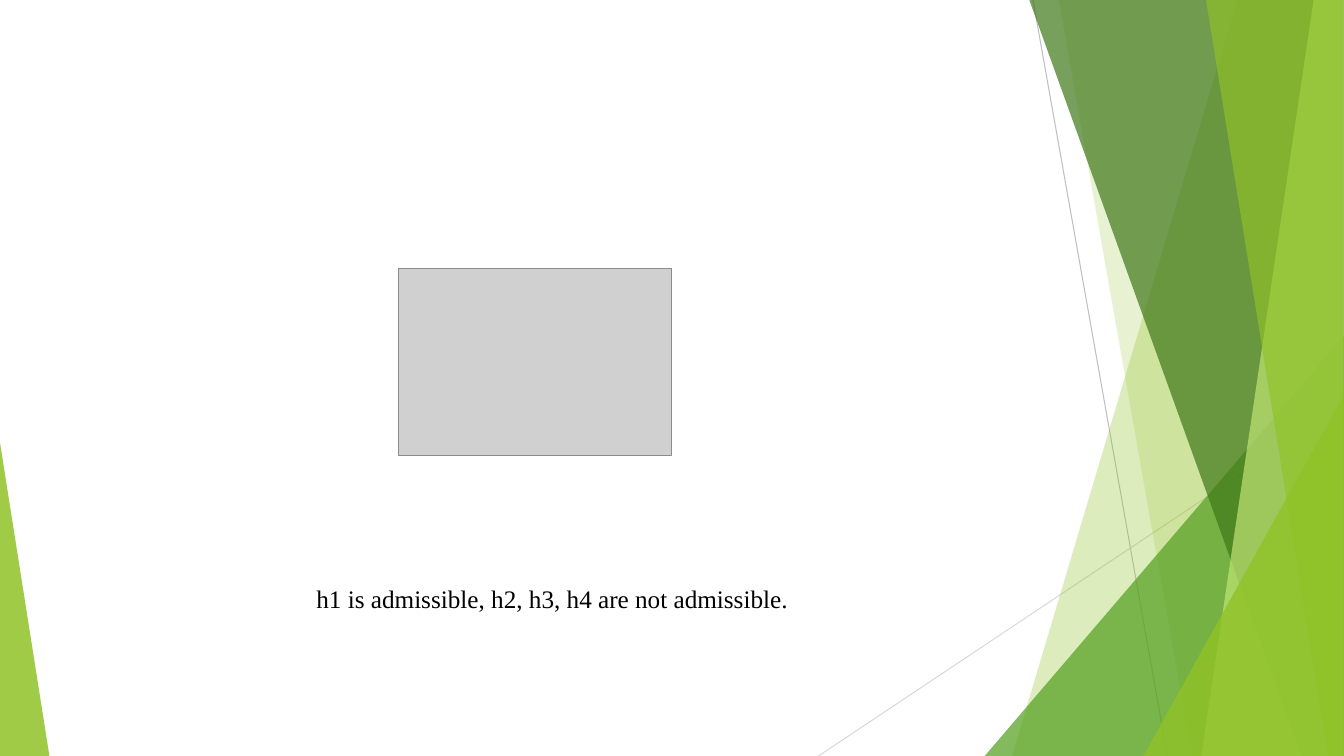
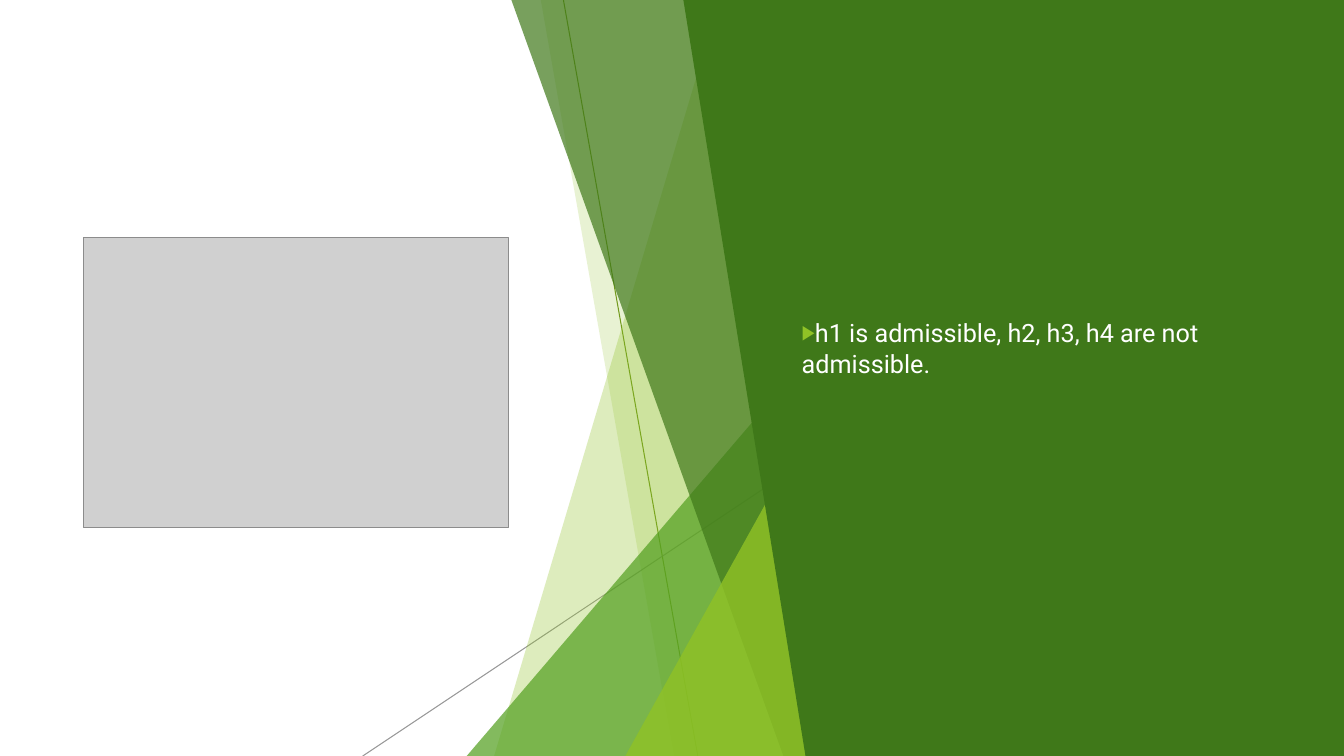
Before and after one commit to LittleNightmare/Mini-project2-for-COMP472, a slide deck: slide 5 of Analysis_sildes.pptx. Drawn at 1344x756 pixels with LibreOffice and Linux fonts; fonts in the diff are those of the drawing; grey boxes stand for pictures. Boxes give left, top, right and bottom in pixels: in the first picture for what was removed or moved away, otherwise in the second. Text is boxed around its words. In the diff, an @@ line names an element or a change of style, - is before the commit and + after.

```diff
--- a/Analysis_sildes.pptx
+++ b/Analysis_sildes.pptx
@@ rectangle added at box(0, 0, 1344, 756), fill #FFFFFF @@
@@ freeform shape added at box(494, 0, 826, 756), fill #90C226 at 30% opacity @@
@@ freeform shape added at box(511, 0, 826, 756), fill #3F7819 at 70% opacity @@
@@ freeform shape added at box(540, 0, 826, 756), fill #90C226 at 20% opacity @@
@@ line added from (564, 0) to (698, 756), #6C921D 0.75 pt @@
@@ freeform shape added at box(684, 0, 1344, 756), fill #3F7819 @@
@@ picture: place and size @@
-picture at box(398, 268, 671, 455)
+picture at box(84, 238, 509, 528)
@@ text "h1 is admissible, h2, h3, ...": place and size @@
-text "h1 is admissible, h2, h3, ..." at box(316, 590, 788, 612)
+text "h1 is admissible, h2, h3, ..." at box(802, 323, 1199, 374)
@@ text "h1 is admissible, h2, h3, ..." at box(802, 323, 1199, 374): font Times New Roman to Roboto, text colour #000000 to #FFFFFF; bullet none to ▶; more space between paragraphs @@
@@ triangle added at box(467, 336, 826, 756), fill #54A021 at 72% opacity @@
@@ line added from (888, 406) to (363, 756), #808080 0.75 pt @@
@@ triangle added at box(625, 396, 826, 756), fill #90C226 at 80% opacity @@
```
Also in this commit, not shown: 6 other slides changed.
